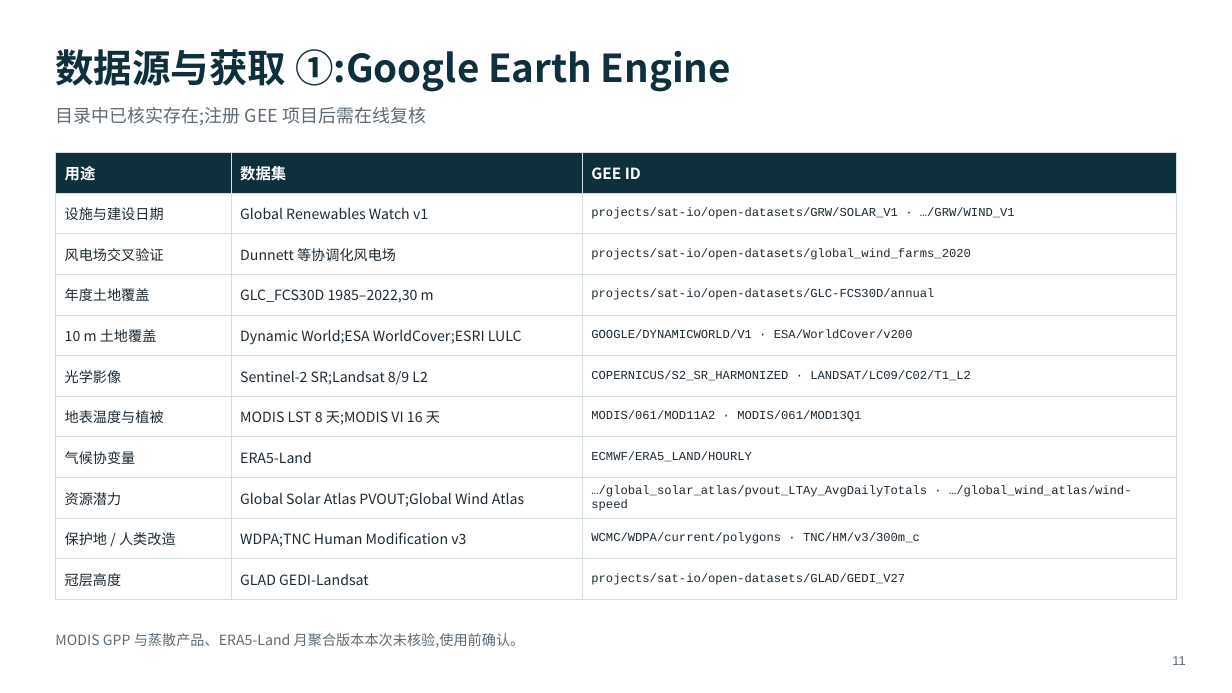
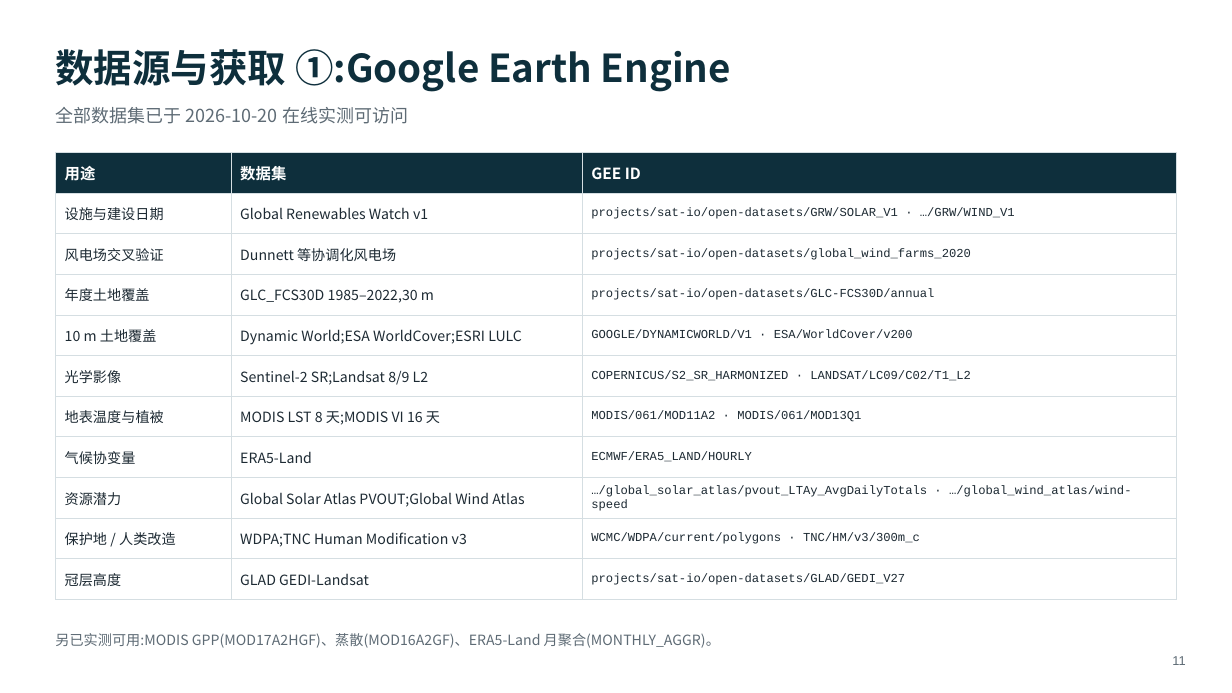
Before and after one commit to dingchenchen6/renewables-biodiversity-rs, a slide deck: slide 11 of RS_Renewables_Biodiversity_Workflow.pptx. Drawn at 1232x693 pixels with LibreOffice and Linux fonts; fonts in the diff are those of the drawing. Boxes give left, top, right and bottom in pixels: in the first picture for what was removed or moved away, otherwise in the second. Text is boxed around its words. In the diff, an @@ line names an element or a change of style, - is before the commit and + after.

```diff
--- a/RS_Renewables_Biodiversity_Workflow.pptx
+++ b/RS_Renewables_Biodiversity_Workflow.pptx
@@ text at box(55, 107, 408, 124): text changed @@
-目录中已核实存在;注册 GEE 项目后需在线复核
+全部数据集已于 2026-10-20 在线实测可访问
@@ text at box(55, 633, 720, 648): text changed @@
-MODIS GPP 与蒸散产品、ERA5-Land 月聚合版本本次未核验,使用前确认。
+另已实测可用:MODIS GPP(MOD17A2HGF)、蒸散(MOD16A2GF)、ERA5-Land 月聚合(MONTHLY_AGGR)。
```
Also in this commit, not shown: 4 other slides changed, 1 slide added, 3 other files.
